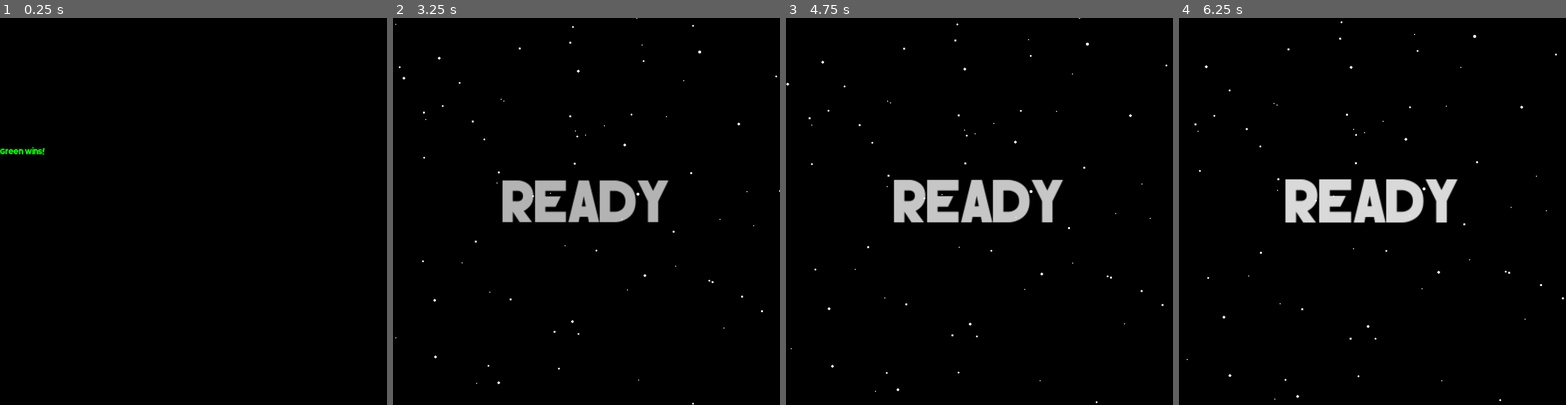
Above: before the commit, frames 1-4 (left to right).
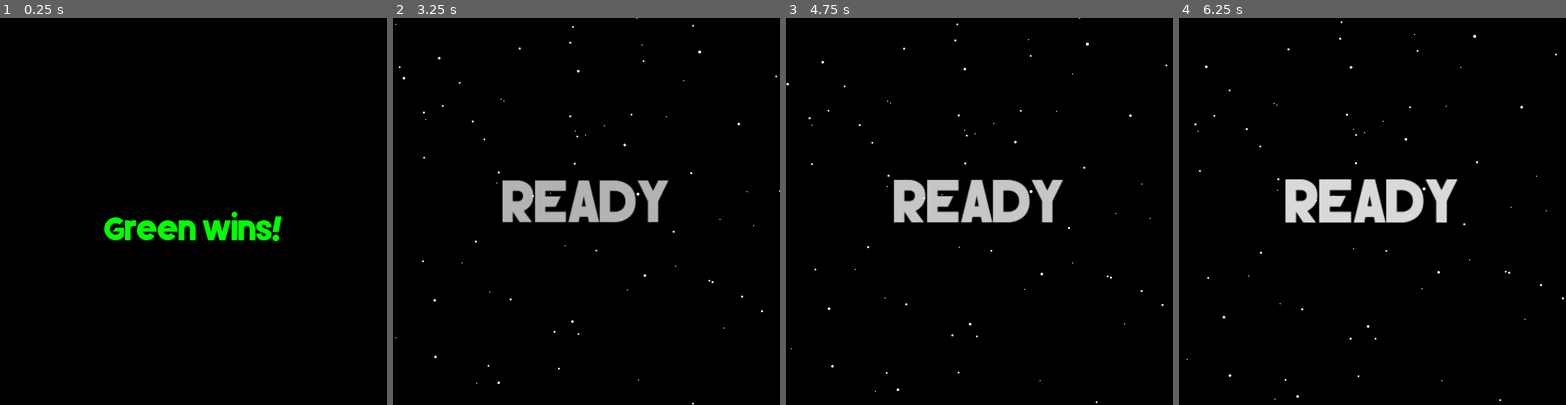
Above: after the commit, the same moments.

Repository: hwacha/ringspace_shelldown
Game: Godot game, scene res://scenes/win_screen.tscn
The game is run twice, just before and just after one commit, with the same random seed, the same clock (stepped at 60 frames per second) and the same inputs. This scene is started directly instead of the project's main scene.
Inputs:
- Up to frame 1 (0.25 s): no input
- Up to frame 2 (3.25 s): tap Enter (ui_accept) at 0.5, 0.77, 1.25, 1.52, 2, 2.75, 3.02 s
- Up to frame 3 (4.75 s): tap Enter (ui_accept) at 3.77, 4.52 s
- Up to frame 4 (6.25 s): tap Enter (ui_accept) at 6.02 s

The runs differ from the first frame. In frame 1, 1.9% of the frame differs, in the area x 0-73%, y 33-58%; in frame 2, less than 0.1%; in frame 3, less than 0.1%; in frame 4, less than 0.1%.

Commit message:
fix win screen alignment

Diff:
--- a/scenes/win_screen.tscn
+++ b/scenes/win_screen.tscn
@@ -1,22 +1,44 @@
-[gd_scene load_steps=4 format=2]
+[gd_scene load_steps=4 format=3 uid="uid://s8etm5nag28a"]
 
-[ext_resource path="res://assets/Silver Forte.ttf" type="FontFile" id=1]
-[ext_resource path="res://scripts/win_screen.gd" type="Script" id=2]
+[ext_resource type="FontFile" uid="uid://b186fidq2hqpa" path="res://assets/Silver Forte.ttf" id="1"]
+[ext_resource type="Script" path="res://scripts/win_screen.gd" id="2"]
 
-[sub_resource type="FontFile" id=1]
-size = 64
-font_data = ExtResource( 1 )
+[sub_resource type="FontFile" id="1"]
+fallbacks = Array[Font]([ExtResource("1")])
+face_index = null
+embolden = null
+transform = null
+cache/0/16/0/ascent = 0.0
+cache/0/16/0/descent = 0.0
+cache/0/16/0/underline_position = 0.0
+cache/0/16/0/underline_thickness = 0.0
+cache/0/16/0/scale = 1.0
+cache/0/16/0/kerning_overrides/16/0 = Vector2(0, 0)
+cache/0/16/0/kerning_overrides/64/0 = Vector2(0, 0)
+cache/0/64/0/ascent = 0.0
+cache/0/64/0/descent = 0.0
+cache/0/64/0/underline_position = 0.0
+cache/0/64/0/underline_thickness = 0.0
+cache/0/64/0/scale = 1.0
+cache/0/64/0/kerning_overrides/16/0 = Vector2(0, 0)
+cache/0/64/0/kerning_overrides/64/0 = Vector2(0, 0)
 
 [node name="WinScreen" type="Control"]
+layout_mode = 3
+anchors_preset = 15
 anchor_right = 1.0
 anchor_bottom = 1.0
-script = ExtResource( 2 )
+script = ExtResource("2")
 
 [node name="WinText" type="RichTextLabel" parent="."]
-anchor_top = 0.333
+layout_mode = 1
+anchors_preset = -1
+anchor_top = 0.5
 anchor_right = 1.0
 anchor_bottom = 0.667
-theme_override_fonts/normal_font = SubResource( 1 )
+theme_override_fonts/normal_font = SubResource("1")
+theme_override_font_sizes/normal_font_size = 64
+bbcode_enabled = true
 scroll_active = false
 
 [node name="Timer" type="Timer" parent="."]
--- a/scripts/win_screen.gd
+++ b/scripts/win_screen.gd
@@ -4,7 +4,7 @@
 
 func _ready():
 	self.modulate = Players.player_colors[Players.winner_id - 1]
-	$WinText.text = Players.player_names[Players.winner_id - 1] + " wins!"
+	$WinText.text = "[center]" + Players.player_names[Players.winner_id - 1] + " wins![/center]"
 	$Timer.start()
 
 # Called every frame. 'delta' is the elapsed time since the previous frame.
